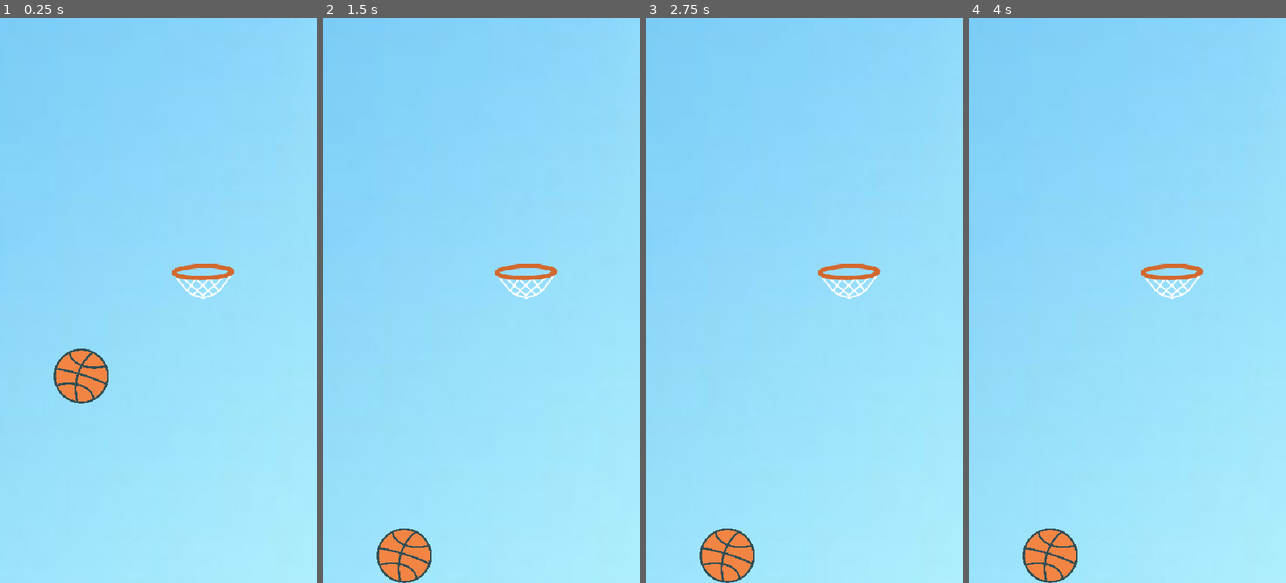
Above: before the commit, frames 1-4 (left to right).
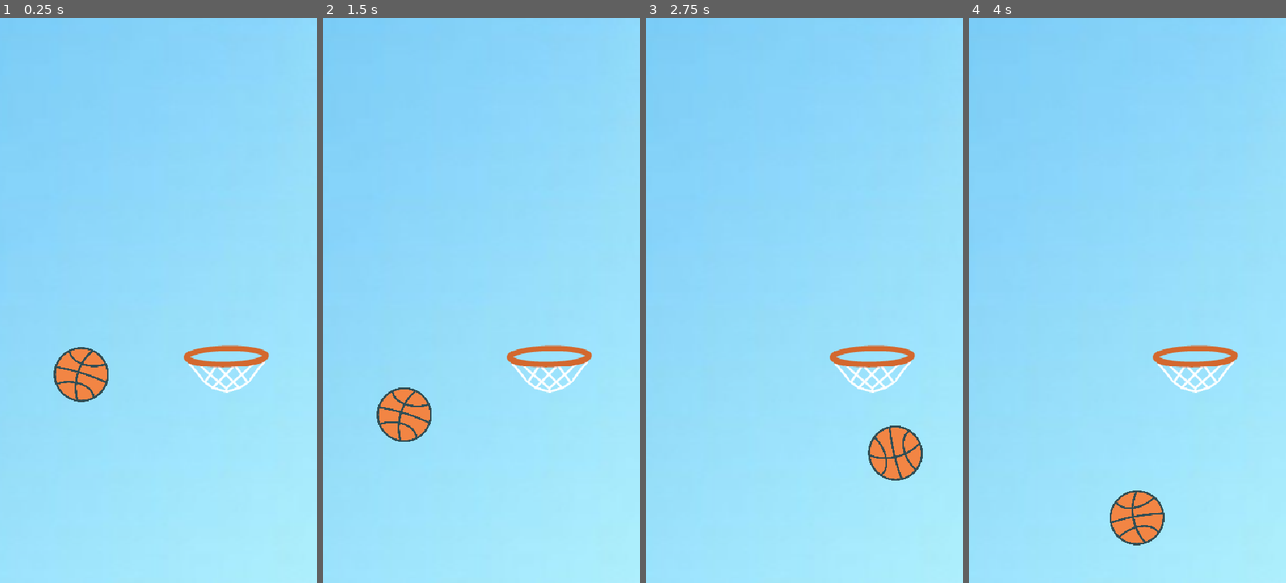
Above: after the commit, the same moments.

Repository: top-it-090304/Mavericks
Game: Godot game, scene res://Scenes/MainScene/main_scene.tscn
The game is run twice, just before and just after one commit, with the same random seed, the same clock (stepped at 60 frames per second) and the same inputs.
Inputs (mouse positions are in pixels of both pictures, inside the frame that each line leads up to):
- Up to frame 1 (0.25 s): no input
- Up to frame 2 (1.5 s): move the mouse to (551, 272) at 0.52 s; click (551, 272) at 0.67 s; drag from (418, 328) to (525, 283) at 1.27 s
- Up to frame 3 (2.75 s): move the mouse to (836, 176) at 2.02 s; click (836, 176) at 2.17 s
- Up to frame 4 (4 s): drag from (1111, 413) to (1032, 215) at 2.77 s; move the mouse to (1222, 385) at 3.52 s; click (1222, 385) at 3.67 s

The runs differ from the first frame. In frame 1, 1.9% of the frame differs, in the area x 16-85%, y 43-69%; in frame 2, 4.1%; in frame 3, 4.1%, in the area x 16-88%, y 43-100%; in frame 4, 4.1%.

Commit message:
Ball is moving

Diff:
--- a/dunkelite/Scenes/Ball_scene/Ball.tscn
+++ b/dunkelite/Scenes/Ball_scene/Ball.tscn
@@ -1,6 +1,11 @@
-[gd_scene load_steps=3 format=3 uid="uid://cujij70c8wra8"]
+[gd_scene load_steps=5 format=3 uid="uid://cujij70c8wra8"]
 
 [ext_resource type="Texture2D" uid="uid://bk5d0h3h2quhk" path="res://assets/ball.png" id="1_1lss7"]
+[ext_resource type="Script" uid="uid://c23d5d2q5ec44" path="res://Scenes/Ball_scene/ball.gd" id="1_bbdtc"]
+
+[sub_resource type="PhysicsMaterial" id="PhysicsMaterial_mp55m"]
+friction = 0.25
+bounce = 0.72
 
 [sub_resource type="CircleShape2D" id="CircleShape2D_bbdtc"]
 radius = 47.0106
@@ -8,7 +13,11 @@
 [node name="Ball" type="Node2D"]
 
 [node name="Ball" type="RigidBody2D" parent="."]
-angular_damp = 0.1
+physics_material_override = SubResource("PhysicsMaterial_mp55m")
+continuous_cd = 1
+linear_damp = 0.2
+angular_damp = 2.5
+script = ExtResource("1_bbdtc")
 
 [node name="ball_sprite" type="Sprite2D" parent="Ball"]
 position = Vector2(138, 718)
--- /dev/null
+++ b/dunkelite/Scenes/Ball_scene/ball.gd
@@ -0,0 +1,64 @@
+extends RigidBody2D
+
+# --- Drag control ---
+var drag_start: Vector2 = Vector2.ZERO
+var dragging: bool = false
+
+# --- Tunable parameters ---
+@export var power_multiplier: float = 4.8
+@export var max_force: float = 1150.0
+@export var max_speed: float = 1350.0
+@export var min_drag_distance: float = 20.0
+
+func _input(event: InputEvent) -> void:
+	if event is InputEventScreenTouch:
+		if event.pressed:
+			drag_start = event.position
+			dragging = true
+		else:
+			if dragging:
+				shoot(event.position)
+				dragging = false
+
+	# Для теста на ПК (мышь)
+	if event is InputEventMouseButton:
+		if event.pressed:
+			drag_start = event.position
+			dragging = true
+		else:
+			if dragging:
+				shoot(event.position)
+				dragging = false
+
+
+func shoot(release_pos: Vector2) -> void:
+	var drag_vector: Vector2 = drag_start - release_pos
+
+	if drag_vector.length() < min_drag_distance:
+		return
+
+	var force: Vector2 = drag_vector * power_multiplier
+
+	# Аркадная коррекция траектории
+	force.y *= 1.1
+	force.x *= 0.95
+
+	# Ограничение силы
+	if force.length() > max_force:
+		force = force.normalized() * max_force
+
+	# Сброс старой скорости
+	linear_velocity = Vector2.ZERO
+	angular_velocity = 0.0
+
+	# Правильный метод для Godot 4
+	apply_central_impulse(force)
+
+
+func _physics_process(_delta: float) -> void:
+	# Ограничение максимальной скорости
+	if linear_velocity.length() > max_speed:
+		linear_velocity = linear_velocity.normalized() * max_speed
+
+	# Ограничение вращения
+	angular_velocity = clamp(angular_velocity, -10.0, 10.0)
--- a/dunkelite/Scenes/MainScene/main_scene.tscn
+++ b/dunkelite/Scenes/MainScene/main_scene.tscn
@@ -1,14 +1,26 @@
-[gd_scene load_steps=7 format=3 uid="uid://bpfev7fj8qh00"]
+[gd_scene load_steps=10 format=3 uid="uid://bpfev7fj8qh00"]
 
 [ext_resource type="Texture2D" uid="uid://bekvrquwvyd4y" path="res://assets/Fon_blue.png" id="1_5uucd"]
 [ext_resource type="PackedScene" uid="uid://dwfnrskia5xmi" path="res://Scenes/Ring/Ring.tscn" id="2_vgqhn"]
 [ext_resource type="PackedScene" uid="uid://cujij70c8wra8" path="res://Scenes/Ball_scene/Ball.tscn" id="3_cl5dl"]
 
+[sub_resource type="PhysicsMaterial" id="PhysicsMaterial_vgqhn"]
+friction = 0.3
+bounce = 0.7
+
 [sub_resource type="RectangleShape2D" id="RectangleShape2D_cl5dl"]
 size = Vector2(20, 1000)
 
+[sub_resource type="PhysicsMaterial" id="PhysicsMaterial_cl5dl"]
+friction = 0.3
+bounce = 0.7
+
 [sub_resource type="RectangleShape2D" id="RectangleShape2D_8i8k4"]
 size = Vector2(20, 1000)
+
+[sub_resource type="PhysicsMaterial" id="PhysicsMaterial_8i8k4"]
+friction = 0.3
+bounce = 0.7
 
 [sub_resource type="RectangleShape2D" id="RectangleShape2D_45hee"]
 size = Vector2(580, 20)
@@ -26,25 +38,28 @@
 [node name="Walls" type="Node2D" parent="Game_world"]
 
 [node name="Left" type="StaticBody2D" parent="Game_world/Walls"]
+physics_material_override = SubResource("PhysicsMaterial_vgqhn")
 
 [node name="CollisionShape2D" type="CollisionShape2D" parent="Game_world/Walls/Left"]
 position = Vector2(-10, 490)
 shape = SubResource("RectangleShape2D_cl5dl")
 
 [node name="Right" type="StaticBody2D" parent="Game_world/Walls"]
+physics_material_override = SubResource("PhysicsMaterial_cl5dl")
 
 [node name="CollisionShape2D" type="CollisionShape2D" parent="Game_world/Walls/Right"]
 position = Vector2(550, 490)
 shape = SubResource("RectangleShape2D_8i8k4")
 
 [node name="Bottom" type="StaticBody2D" parent="Game_world/Walls"]
+physics_material_override = SubResource("PhysicsMaterial_8i8k4")
 
 [node name="CollisionShape2D" type="CollisionShape2D" parent="Game_world/Walls/Bottom"]
 position = Vector2(270, 970)
 shape = SubResource("RectangleShape2D_45hee")
 
 [node name="Ring" parent="Game_world" instance=ExtResource("2_vgqhn")]
-position = Vector2(-140, 171)
+position = Vector2(-64, 355)
 
 [node name="Ball" parent="Game_world" instance=ExtResource("3_cl5dl")]
 position = Vector2(-47, -185)
--- a/dunkelite/Scenes/Ring/Ring.tscn
+++ b/dunkelite/Scenes/Ring/Ring.tscn
@@ -3,10 +3,10 @@
 [ext_resource type="Texture2D" uid="uid://yscpisbx70c0" path="res://assets/Ring.png" id="1_uxqep"]
 
 [sub_resource type="CircleShape2D" id="CircleShape2D_0xf3n"]
-radius = 6.0
+radius = 8.06226
 
 [sub_resource type="CircleShape2D" id="CircleShape2D_18gtb"]
-radius = 5.83095
+radius = 8.24621
 
 [sub_resource type="GDScript" id="GDScript_ecf1n"]
 
@@ -17,19 +17,20 @@
 [node name="Ring" type="Node2D"]
 
 [node name="ring_sprite" type="Sprite2D" parent="."]
-position = Vector2(485, 271)
+position = Vector2(448.5, 234.5)
+scale = Vector2(1.365, 1.365)
 texture = ExtResource("1_uxqep")
 
 [node name="StaticBody2D" type="StaticBody2D" parent="."]
 
 [node name="CollisionShape2D" type="CollisionShape2D" parent="StaticBody2D"]
 visibility_layer = 2
-position = Vector2(439, 261)
+position = Vector2(385, 220)
 shape = SubResource("CircleShape2D_0xf3n")
 
 [node name="CollisionShape2D2" type="CollisionShape2D" parent="StaticBody2D"]
 visibility_layer = 2
-position = Vector2(532, 259)
+position = Vector2(512, 217)
 shape = SubResource("CircleShape2D_18gtb")
 
 [node name="Area2D" type="Area2D" parent="."]
@@ -37,6 +38,6 @@
 
 [node name="CollisionShape2D" type="CollisionShape2D" parent="Area2D"]
 visibility_layer = 4
-position = Vector2(485, 276)
+position = Vector2(450, 249)
 rotation = 1.5708
 shape = SubResource("CapsuleShape2D_nvwem")
--- a/dunkelite/project.godot
+++ b/dunkelite/project.godot
@@ -20,6 +20,10 @@
 window/size/viewport_height=960
 window/stretch/mode="canvas_items"
 
+[physics]
+
+2d/default_gravity=900.0
+
 [rendering]
 
 textures/canvas_textures/default_texture_filter=3
Not shown, added: dunkelite/Scenes/Ball_scene/ball.gd.uid
